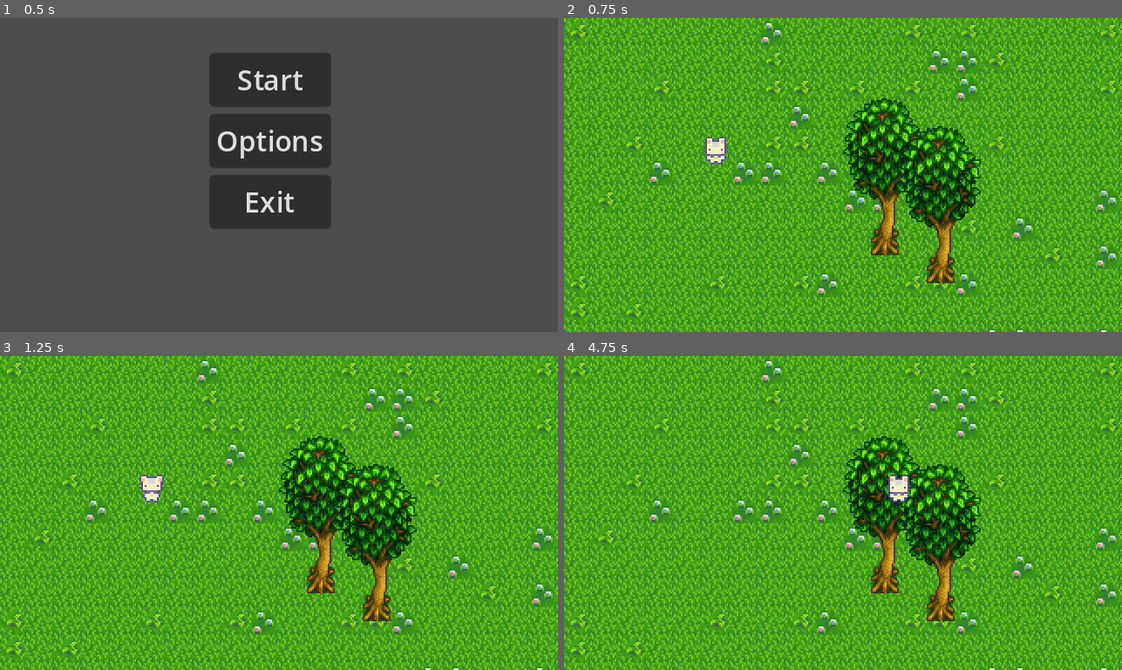
Above: before the commit, frames 1-4 (two rows, left to right).
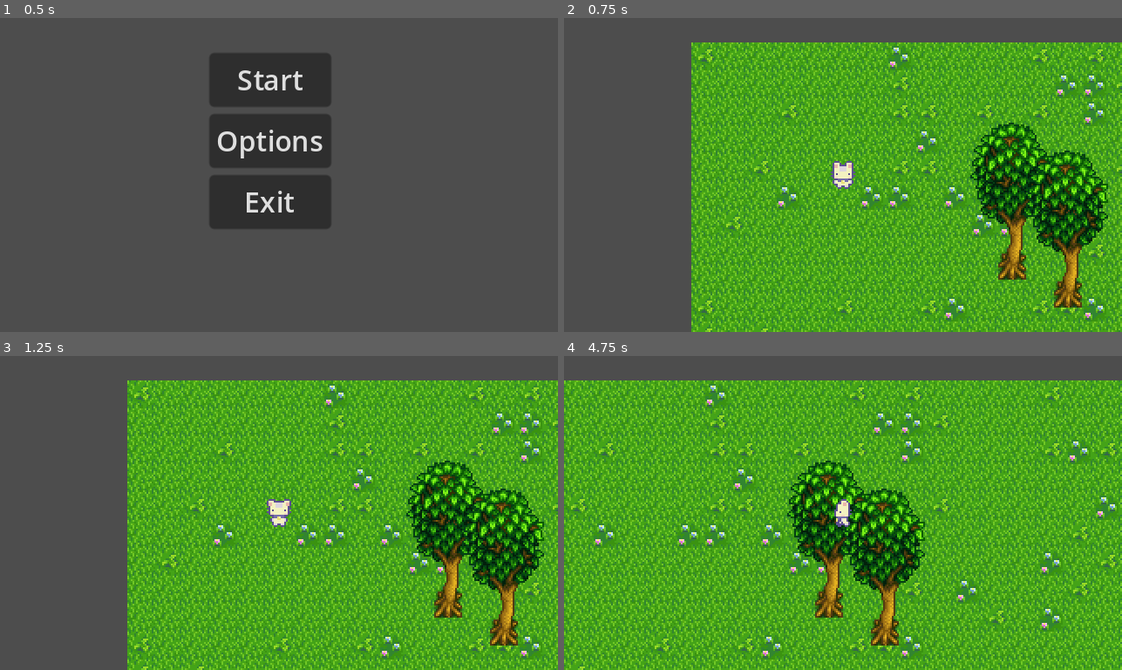
Above: after the commit, the same moments.

Repository: egd3025/everbloom
Game: Godot game, scene res://start_menu.tscn
Two runs of this game, one before a commit and one after it. Both use one fixed random seed, a clock stepped at 60 frames per second and the inputs below.
Inputs:
- Up to frame 1 (0.5 s): no input
- Up to frame 2 (0.75 s): click "Start" at 0.5 s
- Up to frame 3 (1.25 s): no input
- Up to frame 4 (4.75 s): hold Right (ui_right) 1.28-2.03 s; hold Down (ui_down) 2.03-2.78 s; hold Right (ui_right) 2.78-3.53 s; hold Up (ui_up) 3.53-4.28 s; hold Left (ui_left) from 4.28 s (still down)

Frame 1 is identical in both runs. In frame 2, 74% of the frame differs, in the area x 0-100%, y 0-100%; in frame 3, 74%; in frame 4, 69%.

Commit message:
he walks now

Diff:
--- a/EverBloom/World/world.tscn
+++ b/EverBloom/World/world.tscn
@@ -9,6 +9,22 @@
 radius = 4.0
 height = 10.0
 
+[sub_resource type="AtlasTexture" id="AtlasTexture_fm7ui"]
+atlas = ExtResource("4_h38wm")
+region = Rect2(0, 48, 48, 48)
+
+[sub_resource type="AtlasTexture" id="AtlasTexture_dky31"]
+atlas = ExtResource("4_h38wm")
+region = Rect2(48, 48, 48, 48)
+
+[sub_resource type="AtlasTexture" id="AtlasTexture_gc255"]
+atlas = ExtResource("4_h38wm")
+region = Rect2(96, 48, 48, 48)
+
+[sub_resource type="AtlasTexture" id="AtlasTexture_waspg"]
+atlas = ExtResource("4_h38wm")
+region = Rect2(144, 48, 48, 48)
+
 [sub_resource type="AtlasTexture" id="AtlasTexture_brolr"]
 atlas = ExtResource("4_h38wm")
 region = Rect2(0, 0, 48, 48)
@@ -17,8 +33,54 @@
 atlas = ExtResource("4_h38wm")
 region = Rect2(48, 0, 48, 48)
 
+[sub_resource type="AtlasTexture" id="AtlasTexture_1enp3"]
+atlas = ExtResource("4_h38wm")
+region = Rect2(96, 0, 48, 48)
+
+[sub_resource type="AtlasTexture" id="AtlasTexture_l3oph"]
+atlas = ExtResource("4_h38wm")
+region = Rect2(144, 0, 48, 48)
+
+[sub_resource type="AtlasTexture" id="AtlasTexture_mrj75"]
+atlas = ExtResource("4_h38wm")
+region = Rect2(0, 144, 48, 48)
+
+[sub_resource type="AtlasTexture" id="AtlasTexture_yvm18"]
+atlas = ExtResource("4_h38wm")
+region = Rect2(48, 144, 48, 48)
+
+[sub_resource type="AtlasTexture" id="AtlasTexture_4ri4e"]
+atlas = ExtResource("4_h38wm")
+region = Rect2(96, 144, 48, 48)
+
+[sub_resource type="AtlasTexture" id="AtlasTexture_kj6l4"]
+atlas = ExtResource("4_h38wm")
+region = Rect2(144, 144, 48, 48)
+
 [sub_resource type="SpriteFrames" id="SpriteFrames_u4ifb"]
 animations = [{
+"frames": [{
+"duration": 1.0,
+"texture": SubResource("AtlasTexture_fm7ui")
+}, {
+"duration": 1.0,
+"texture": SubResource("AtlasTexture_dky31")
+}],
+"loop": true,
+"name": &"back_idle",
+"speed": 2.0
+}, {
+"frames": [{
+"duration": 1.0,
+"texture": SubResource("AtlasTexture_gc255")
+}, {
+"duration": 1.0,
+"texture": SubResource("AtlasTexture_waspg")
+}],
+"loop": true,
+"name": &"back_walk",
+"speed": 3.0
+}, {
 "frames": [{
 "duration": 1.0,
 "texture": SubResource("AtlasTexture_brolr")
@@ -29,6 +91,39 @@
 "loop": true,
 "name": &"front_idle",
 "speed": 2.0
+}, {
+"frames": [{
+"duration": 1.0,
+"texture": SubResource("AtlasTexture_1enp3")
+}, {
+"duration": 1.0,
+"texture": SubResource("AtlasTexture_l3oph")
+}],
+"loop": true,
+"name": &"front_walk",
+"speed": 3.0
+}, {
+"frames": [{
+"duration": 1.0,
+"texture": SubResource("AtlasTexture_mrj75")
+}, {
+"duration": 1.0,
+"texture": SubResource("AtlasTexture_yvm18")
+}],
+"loop": true,
+"name": &"side_idle",
+"speed": 2.0
+}, {
+"frames": [{
+"duration": 1.0,
+"texture": SubResource("AtlasTexture_4ri4e")
+}, {
+"duration": 1.0,
+"texture": SubResource("AtlasTexture_kj6l4")
+}],
+"loop": true,
+"name": &"side_walk",
+"speed": 3.0
 }]
 
 [node name="World" type="Node2D"]
@@ -53,4 +148,6 @@
 
 [node name="AnimatedSprite2D" type="AnimatedSprite2D" parent="player"]
 sprite_frames = SubResource("SpriteFrames_u4ifb")
-animation = &"front_idle"
+animation = &"side_walk"
+
+[node name="Camera2D" type="Camera2D" parent="player"]
Not shown: 1 places in EverBloom/World/world.tscn that only renumber resources
